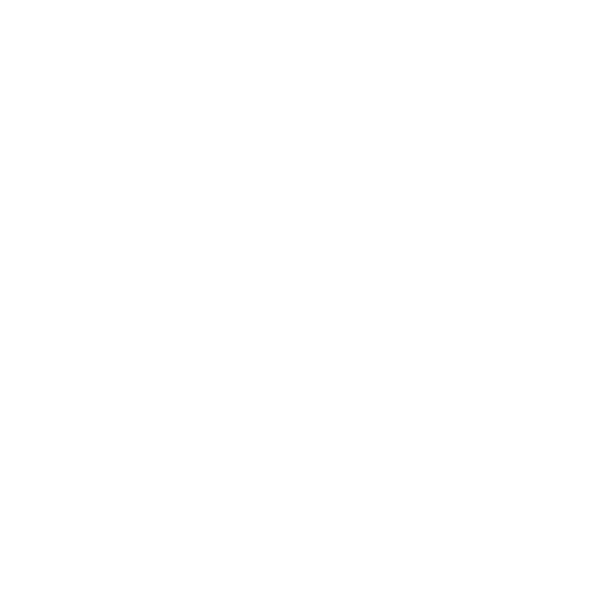
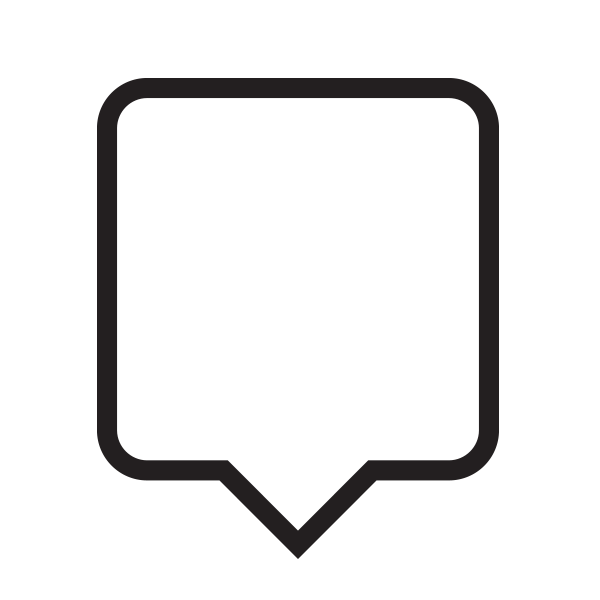
Two versions of the same layered image (w=600, h=600). Layer-by-layer changes:
painted on "Vector Smart Object" over [97, 78, 499, 559]
hid "lauren" over [478, 233, 485, 311]
